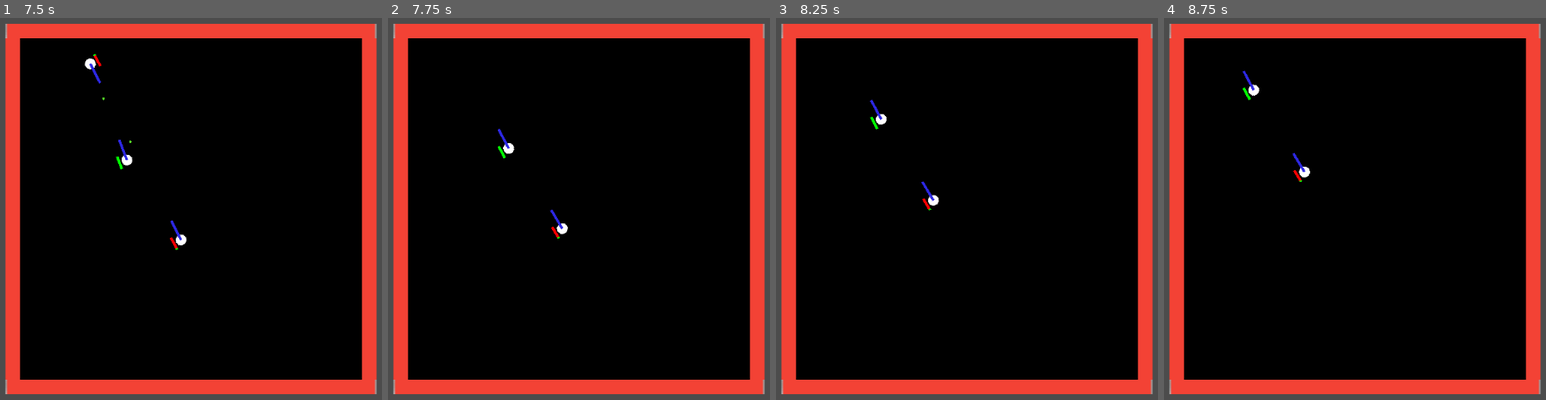
Above: before the commit, frames 1-4 (left to right).
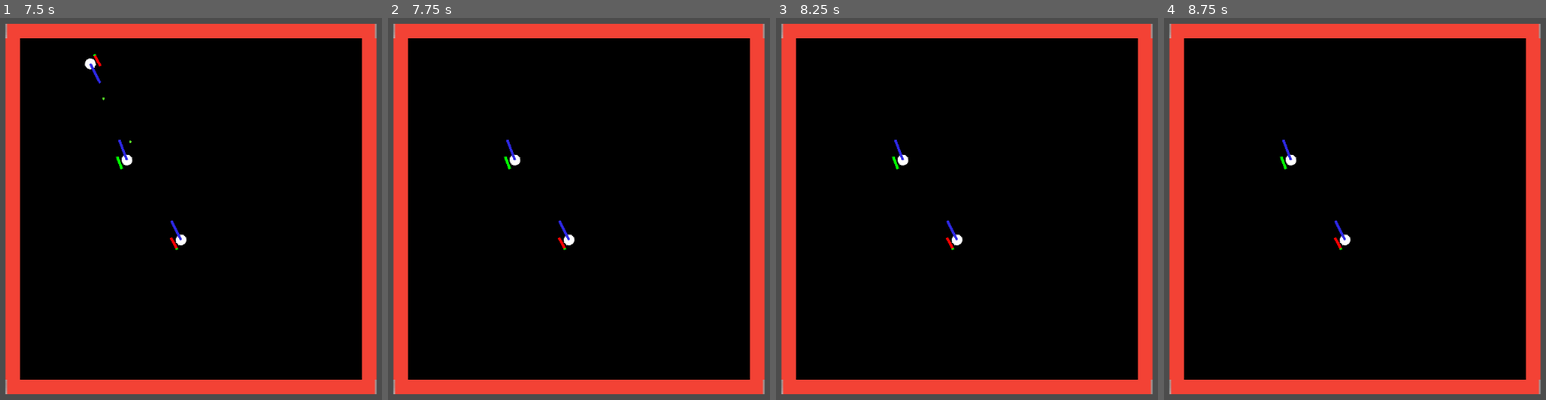
Above: after the commit, the same moments.

Repository: sisipun/CybersportManager
Game: Godot game, scene res://script/ui.tscn
Two runs of this game, one before a commit and one after it. Both use one fixed random seed, a clock stepped at 60 frames per second and the inputs below.
Inputs (mouse positions are in pixels of both pictures, inside the frame that each line leads up to):
- Up to frame 1 (7.5 s): tap Enter at 0.5, 6.5 s; click (191, 209) at 0.67 s; tap Space at 1.25, 7.25 s; move the mouse to (57, 228) at 1.27 s; click (57, 228) at 1.42 s; move the mouse to (259, 121) at 2.02 s; click (259, 121) at 2.17 s; move the mouse to (156, 289) at 2.77 s; click (156, 289) at 2.92 s; move the mouse to (outside the picture) at 3.52 s; click (outside the picture) at 3.67 s; move the mouse to (outside the picture) at 4.27 s; click (outside the picture) at 4.42 s; move the mouse to (225, 209) at 5.02 s; click (225, 209) at 5.17 s; move the mouse to (87, 109) at 5.77 s; click (87, 109) at 5.92 s; move the mouse to (339, 189) at 6.52 s; click (339, 189) at 6.67 s; move the mouse to (57, 228) at 7.27 s; click (57, 228) at 7.42 s
- Up to frame 2 (7.75 s): no input
- Up to frame 3 (8.25 s): move the mouse to (1035, 121) at 8.02 s; click (1035, 121) at 8.17 s
- Up to frame 4 (8.75 s): no input

Frame 1 is identical in both runs. In frame 2, 0.5% of the frame differs, in the area x 28-49%, y 28-61%; in frame 3, 0.5%, in the area x 24-49%, y 21-61%; in frame 4, 0.5%.
Error in both runs: Attempt to call function 'move_to' in base 'previously freed instance' on a null instance. (res://script/tactical_fps/match/map/tactical_fps_map.gd:33)

Commit message:
Defend and attack player commadns

Diff:
--- a/game/project.godot
+++ b/game/project.godot
@@ -9,6 +9,11 @@
 config_version=4
 
 _global_script_classes=[ {
+"base": "BasePlayerCommand",
+"class": "AttackTargetPlayerCommand",
+"language": "GDScript",
+"path": "res://script/tactical_fps/match/player/command/attack_target_player_command.gd"
+}, {
 "base": "Node",
 "class": "BaseMap",
 "language": "GDScript",
@@ -48,6 +53,11 @@
 "class": "BaseTeamController",
 "language": "GDScript",
 "path": "res://script/base/match/player/base_team_controller.gd"
+}, {
+"base": "BasePlayerCommand",
+"class": "DefendTargetPlayerCommand",
+"language": "GDScript",
+"path": "res://script/tactical_fps/match/player/command/defend_target_player_command.gd"
 }, {
 "base": "Node",
 "class": "Discipline",
@@ -140,6 +150,7 @@
 "path": "res://script/base/model/team/team_summary_model.gd"
 } ]
 _global_script_class_icons={
+"AttackTargetPlayerCommand": "",
 "BaseMap": "",
 "BaseMatch": "",
 "BasePlayer": "",
@@ -148,6 +159,7 @@
 "BasePlayerVision": "",
 "BaseStartingPosition": "",
 "BaseTeamController": "",
+"DefendTargetPlayerCommand": "",
 "Discipline": "",
 "HealthBar": "",
 "OrganizationModel": "",
--- a/game/script/base/match/player/base_player.gd
+++ b/game/script/base/match/player/base_player.gd
@@ -2,6 +2,7 @@
 extends KinematicBody2D
 
 
+signal navigation_finished
 signal player_detected(player)
 signal hitted(hitter)
 signal dead(killer)
@@ -22,6 +23,7 @@
 
 func _ready() -> void:
 	assert(_vision.connect("player_detected", self, "_on_player_detected") == OK)
+	assert(_navigation_agent.connect("navigation_finished", self, "_on_navigation_finished") == OK)
 	_health_bar.init(_max_health)
 	health = _max_health
 
@@ -78,3 +80,7 @@
 # TODO [CD] BasePlayer
 func _on_player_detected(player: KinematicBody2D) -> void:
 	emit_signal("player_detected", player)
+
+
+func _on_navigation_finished() -> void:
+	emit_signal("navigation_finished")
--- a/game/script/base/match/player/base_player_controller.gd
+++ b/game/script/base/match/player/base_player_controller.gd
@@ -11,6 +11,8 @@
 var index: int = -1
 var _player: BasePlayer = null
 var _current_match: BaseMatch = null
+var _commands: Array = []
+var _current_command: BasePlayerCommand = null
 
 
 func init(_team: int, _index: int, current_match: BaseMatch) -> void:
@@ -42,14 +44,45 @@
 	return _player == null
 
 
+func _start_command(command: BasePlayerCommand) -> void:
+	if _current_command != null:
+		_stop_current_command()
+
+	_commands.append(command)
+	_current_command = command
+	assert(_current_command.connect("finished", self, "_on_current_command_finished") == OK)
+	_current_command.start()
+
+
+func _stop_current_command() -> void:
+	if _current_command != null:
+		_current_command.disconnect("finished", self, "_on_current_command_finished")
+		_current_command.stop()
+		_current_command = null
+
+
+func _start_next_command() -> void:
+	_stop_current_command()
+	_commands.pop_back()
+
+	var next_command = _commands.pop_back()
+	if next_command != null:
+		_start_command(next_command)
+
+
+func _on_current_command_finished() -> void:
+	if not is_dead():
+		_start_next_command()
+
+
+func _on_player_dead(_killer: BasePlayer) -> void:
+	despawn()
+	emit_signal("player_dead")
+
+
 func _on_player_player_detected(_detected_player: BasePlayer) -> void:
 	pass
 
 
 func _on_player_hitted(_hitter: BasePlayer) -> void:
 	pass
-
-
-func _on_player_dead(_killer: BasePlayer) -> void:
-	despawn()
-	emit_signal("player_dead")
--- a/game/script/base/match/player/command/base_player_command.gd
+++ b/game/script/base/match/player/command/base_player_command.gd
@@ -7,17 +7,33 @@
 
 var _player: BasePlayer
 var _current_match: BaseMatch
+var _finished: bool
+var _arguments: Array
 
 
-func _init(player: BasePlayer, current_match: BaseMatch) -> void:
+func _init(
+	player: BasePlayer,
+	current_match: BaseMatch,
+	arguments: Array
+) -> void:
 	self._player = player
 	self._current_match = current_match
+	self._arguments = arguments
+	self._finished = true
 
 
-
-func valid(_arguments: Array) -> bool:
-	return false
+func is_valid() -> bool:
+	return not _finished
 
 
-func process(_arguments: Array) -> void:
-	pass
+func start() -> void:
+	_finished = false
+
+
+func stop() -> void:
+	_finished = true
+
+
+func finish() -> void:
+	stop()
+	emit_signal("finished")
--- /dev/null
+++ b/game/script/tactical_fps/match/player/command/attack_target_player_command.gd
@@ -0,0 +1,36 @@
+class_name AttackTargetPlayerCommand
+extends BasePlayerCommand
+
+
+func _init(
+	player: TacticalFpsPlayer,
+	current_match: TacticalFpsMatch,
+	arguments: Array
+).(player, current_match, arguments) -> void:
+	pass
+
+
+func is_valid() -> bool:
+	return (
+		.is_valid()
+		and is_instance_valid(_player)
+	)
+
+
+func start() -> void:
+	.start()
+	if not is_valid():
+		finish()
+		return
+
+	var target: Vector2 = _arguments[0]
+	_player.move_to(target)
+	yield(_player, "navigation_finished")
+
+	if _player.position == target:
+		finish()
+
+
+func stop() -> void:
+	_player.stop()
+	.stop()
--- /dev/null
+++ b/game/script/tactical_fps/match/player/command/defend_target_player_command.gd
@@ -0,0 +1,36 @@
+class_name DefendTargetPlayerCommand
+extends BasePlayerCommand
+
+
+func _init(
+	player: TacticalFpsPlayer,
+	current_match: TacticalFpsMatch,
+	arguments: Array
+).(player, current_match, arguments) -> void:
+	pass
+
+
+func is_valid() -> bool:
+	return (
+		.is_valid()
+		and is_instance_valid(_player)
+	)
+
+
+func start() -> void:
+	.start()
+	if not is_valid():
+		finish()
+		return
+
+	var target: Vector2 = _arguments[0]
+	_player.move_to(target)
+	yield(_player, "navigation_finished")
+
+	if _player.position == target:
+		finish()
+
+
+func stop() -> void:
+	_player.stop()
+	.stop()
--- a/game/script/tactical_fps/match/player/command/shoot_player_command.gd
+++ b/game/script/tactical_fps/match/player/command/shoot_player_command.gd
@@ -2,31 +2,37 @@
 extends BasePlayerCommand
 
 
-func _init(player: TacticalFpsPlayer, current_match: TacticalFpsMatch).(player, current_match) -> void:
+func _init(
+	player: TacticalFpsPlayer,
+	current_match: TacticalFpsMatch,
+	arguments: Array
+).(player, current_match, arguments) -> void:
 	pass
 
 
-func valid(arguments: Array) -> bool:
-	var target: BasePlayer = arguments[0]
+func is_valid() -> bool:
+	var target: BasePlayer = _arguments[0]
 	return (
-		is_instance_valid(_player)
+		.is_valid()
+		and is_instance_valid(_player)
 		and is_instance_valid(target)
 		and is_instance_valid(_player.weapon)
 	)
 
 
-func process(arguments: Array) -> void:
-	if not valid(arguments):
-		emit_signal("finished")
+func start() -> void:
+	.start()
+	if not is_valid():
+		finish()
 		return
 
 	_player.stop()
-	var target: BasePlayer = arguments[0]
+	var target: BasePlayer = _arguments[0]
 	var rotation_finished: bool = false
-	while valid(arguments) and not rotation_finished:
+	while is_valid() and not rotation_finished:
 		var delta: float = _current_match.get_process_delta_time()
 		_player.rotate_to(delta, target.position)
 		_player.shoot()
 		yield(_current_match.get_tree(), "idle_frame")
 
-	emit_signal("finished")
+	finish()
--- a/game/script/tactical_fps/match/player/tactical_fps_player_controller.gd
+++ b/game/script/tactical_fps/match/player/tactical_fps_player_controller.gd
@@ -2,15 +2,12 @@
 extends BasePlayerController
 
 
-var _target: Vector2 = Vector2.ZERO
-var _current_command: BasePlayerCommand = null
-
-
 func set_target(target: Vector2) -> void:
 	if not is_dead():
-		_target = target
-		_player.move_to(_target)
-
+		if team == TacticalFpsTeam.Side.BLUE:
+			_start_command(DefendTargetPlayerCommand.new(_player, _current_match, [target]))
+		else:
+			_start_command(AttackTargetPlayerCommand.new(_player, _current_match, [target]))
 
 
 func start_round() -> void:
@@ -18,7 +15,8 @@
 
 
 func end_round() -> void:
-	_current_command = null
+	_stop_current_command()
+	_commands.clear()
 
 
 func _on_player_hitted(hitter: BasePlayer) -> void:
@@ -31,13 +29,5 @@
 
 
 func _on_enemy_detected(enemy: BasePlayer) -> void:
-	if not is_dead() and not _current_command:
-		_current_command = ShootPlayerCommand.new(_player, _current_match)
-		_current_command.process([enemy])
-		assert(_current_command.connect("finished", self, "_on_current_command_finished") == OK)
-
-
-func _on_current_command_finished() -> void:
-	if not is_dead():
-		_current_command = null
-		_player.move_to(_target)
+	if not is_dead() and not (_current_command is ShootPlayerCommand):
+		_start_command(ShootPlayerCommand.new(_player, _current_match, [enemy]))
